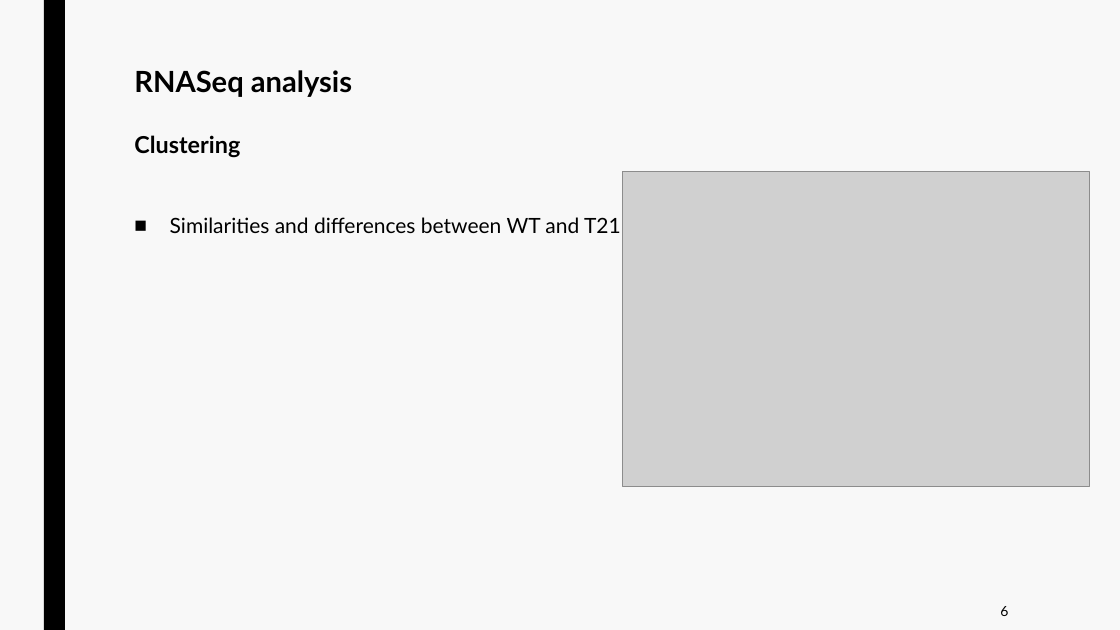
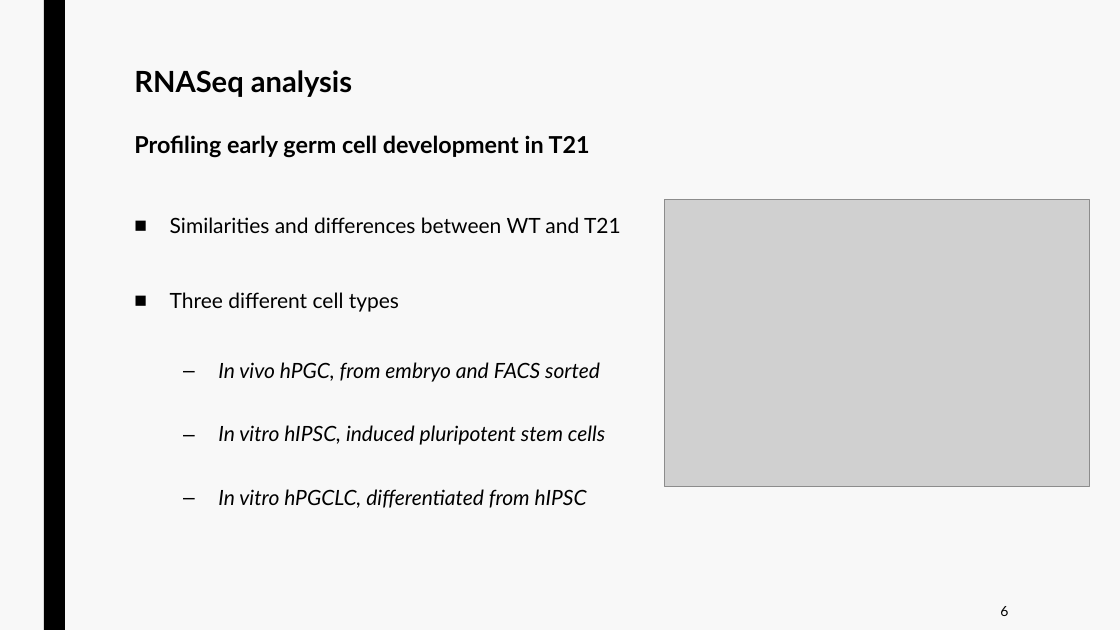
Before and after one commit to jurtasun/presentations, a slide deck: slide 11 of 202306_CRG_Postdoc/230623_GRG_Postdoc.ppt (slide 10 before the commit). Drawn at 1120x630 pixels with LibreOffice and Linux fonts; fonts in the diff are those of the drawing; grey boxes stand for pictures. Boxes give left, top, right and bottom in pixels: in the first picture for what was removed or moved away, otherwise in the second. Text is boxed around its words. In the diff, an @@ line names an element or a change of style, - is before the commit and + after.

```diff
--- a/202306_CRG_Postdoc/230623_GRG_Postdoc.ppt
+++ b/202306_CRG_Postdoc/230623_GRG_Postdoc.ppt
@@ title at <box>134,70,590,158</box>: text changed; size 25 to 20 pt @@
-RNASeq analysis
-Clustering
+RNASeq analysis
+Profiling early germ cell development in T21
@@ picture: place and size @@
-picture at <box>623,171,1089,486</box>
+picture at <box>665,199,1090,486</box>
@@ text at <box>170,292,605,508</box>: paragraphs added @@
+■ Three different cell types
+  – In vivo hPGC, from embryo and FACS sorted
+  – In vitro hIPSC, induced pluripotent stem cells
+  – In vitro hPGCLC, differentiated from hIPSC
```
Also in this commit, not shown: 3 other slides changed, 3 slides added, 2 slides removed.
